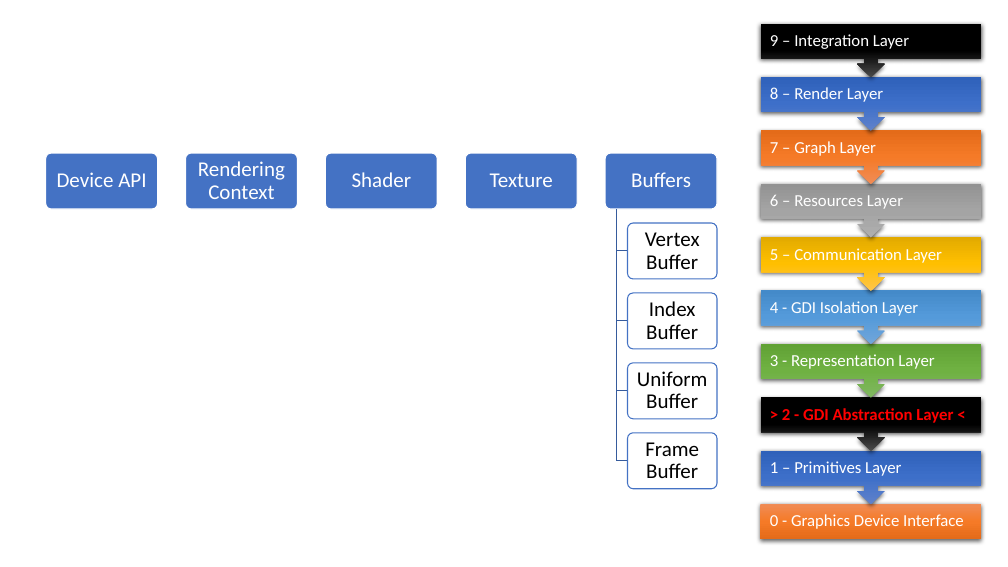
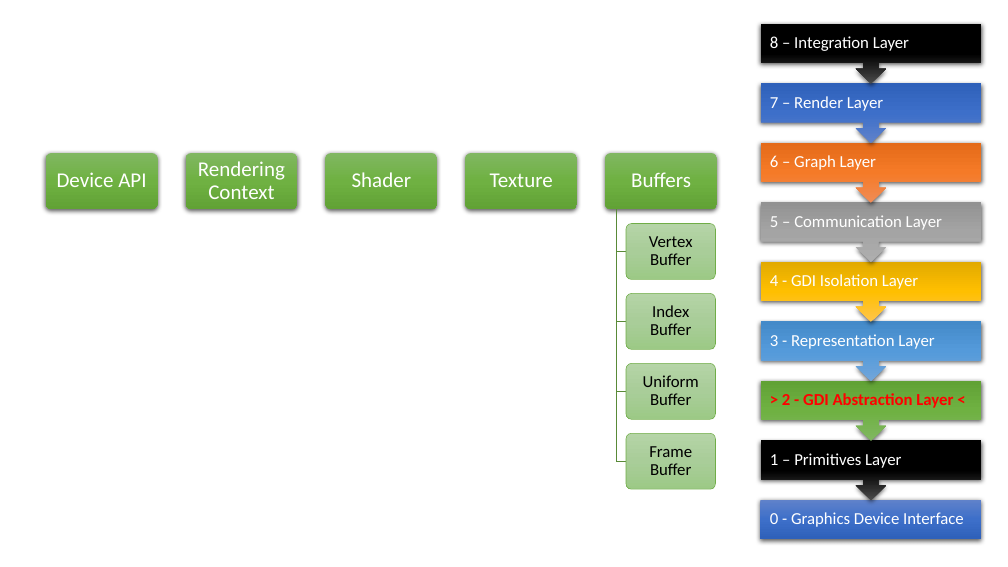
Before and after one commit to pawel-kaleta/FoolsEngine, a slide deck: slide 4 of Documentation/Rendering Architecture.pptx. Drawn at 1008x567 pixels with LibreOffice and Linux fonts; fonts in the diff are those of the drawing. Boxes give left, top, right and bottom in pixels: in the first picture for what was removed or moved away, otherwise in the second. Text is boxed around its words. In the diff, an @@ line names an element or a change of style, - is before the commit and + after.

```diff
--- a/Documentation/Rendering Architecture.pptx
+++ b/Documentation/Rendering Architecture.pptx
@@ up arrow callout: place and size @@
-up arrow callout at [761,23,982,77]
+up arrow callout at [761,23,982,83]
@@ text at [770,36,909,51]: text changed @@
-9 – Integration Layer
+8 – Integration Layer
@@ up arrow callout: place and size @@
-up arrow callout at [761,77,982,131]
+up arrow callout at [761,83,982,143]
@@ text at [770,96,883,111]: text changed @@
-8 – Render Layer
+7 – Render Layer
@@ up arrow callout: place and size @@
-up arrow callout at [761,130,982,184]
+up arrow callout at [761,143,982,203]
@@ fill #4472C4 to gradient #81B861 to #6FB242 to #62A336; outline #FFFFFF 1 pt to none; shadow on in 5 elements at [45,153,157,209], [185,153,297,209], [325,153,437,209], [465,153,577,209], [605,153,717,209] @@
@@ text at [770,155,876,170]: text changed @@
-7 – Graph Layer
+6 – Graph Layer
@@ outline #365B9D 1 pt to #5A8B39 1 pt; outline redrawn in 4 elements at [616,209,626,391], [616,209,626,461], [616,209,626,321], [616,209,626,251] @@
@@ text "5 – Communication Layer": place and size @@
-text "5 – Communication Layer" at [770,248,942,263]
+text "5 – Communication Layer" at [770,215,942,230]
@@ up arrow callout: place and size @@
-up arrow callout at [761,184,982,237]
+up arrow callout at [761,202,982,262]
@@ text removed at [770,195,903,209] @@
-6 – Resources Layer
@@ text "4 - GDI Isolation Layer": place and size @@
-text "4 - GDI Isolation Layer" at [770,301,918,316]
+text "4 - GDI Isolation Layer" at [770,274,918,289]
@@ up arrow callout: place and size @@
-up arrow callout at [761,237,982,291]
+up arrow callout at [761,262,982,321]
@@ text "3 - Representation Layer": place and size @@
-text "3 - Representation Layer" at [770,354,934,369]
+text "3 - Representation Layer" at [770,334,934,349]
@@ up arrow callout: place and size @@
-up arrow callout at [761,290,982,344]
+up arrow callout at [761,321,982,381]
@@ fill #FFFFFF at 90% opacity to gradient #B5D5A7 to #AACE9A to #9CC987; outline #4472C4 1 pt to #70AD47 0.5 pt in 4 elements at [626,293,715,349], [626,433,715,489], [626,224,715,280], [626,364,715,420] @@
@@ size 20 to 16 pt; less space between paragraphs in 4 elements at [650,305,691,335], [649,446,692,475], [649,236,693,265], [643,375,699,405] @@
@@ text "> 2 - GDI Abstraction ...": place and size @@
-text "> 2 - GDI Abstraction ..." at [782,408,953,423]
+text "> 2 - GDI Abstraction ..." at [782,393,953,408]
@@ up arrow callout: place and size @@
-up arrow callout at [761,344,982,398]
+up arrow callout at [761,381,982,441]
@@ text "1 – Primitives Layer": place and size @@
-text "1 – Primitives Layer" at [770,461,901,476]
+text "1 – Primitives Layer" at [770,453,901,468]
@@ up arrow callout: place and size @@
-up arrow callout at [761,397,982,451]
+up arrow callout at [761,440,982,500]
@@ up arrow callout removed at [761,451,982,504] @@
@@ rectangle: place and size @@
-rectangle at [761,504,982,539]
+rectangle at [761,500,982,539]
@@ rectangle at [761,500,982,539]: fill gradient #F18C57 to #F67B28 to #E56C19 to gradient #6183CB to #3E70CA to #3062BB @@
```
Also in this commit, not shown: 13 other slides changed, 1 slide removed, 49 other files.
